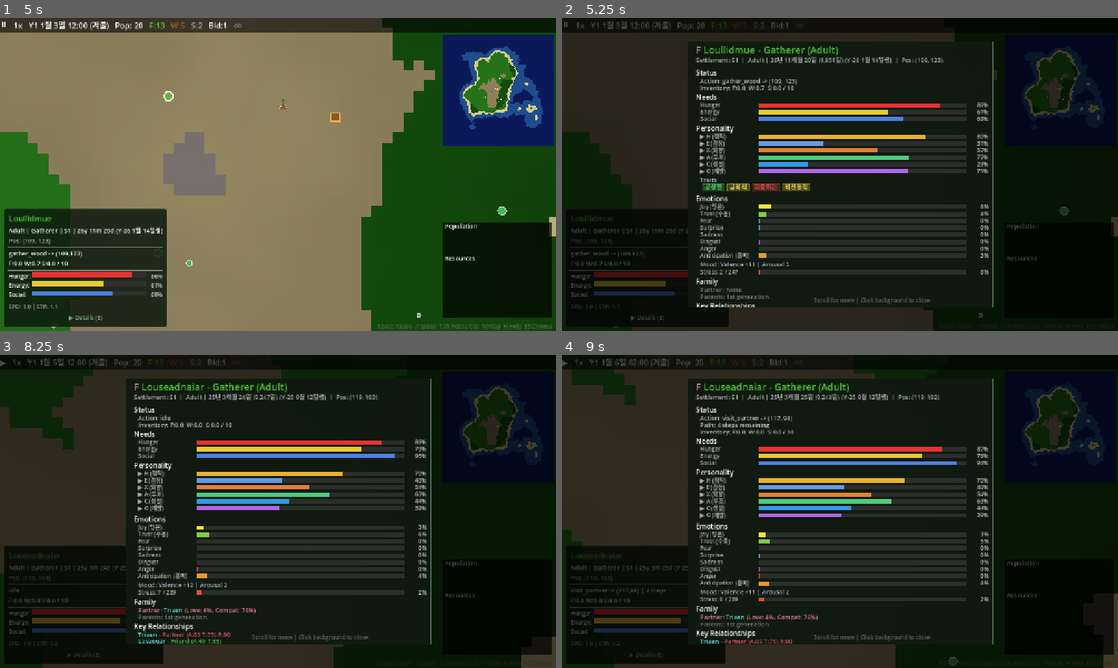
Above: before the commit, frames 1-4 (two rows, left to right).
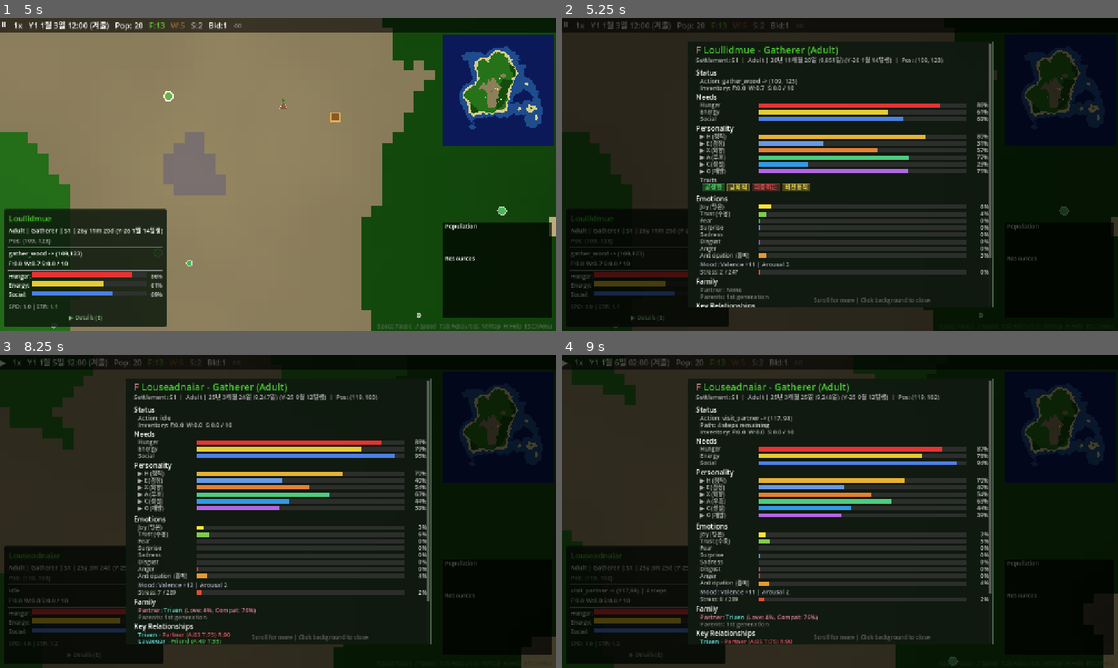
Above: after the commit, the same moments.

Repository: hyunlord/new-world
Game: Godot game, scene res://scenes/main/main.tscn
Same seed, same stepped clock (60 frames per second), same inputs: the game is played once before the commit and once after it.
Inputs (mouse positions are in pixels of both pictures, inside the frame that each line leads up to):
- Up to frame 1 (5 s): tap Enter at 0.5, 3.5 s; drag from (494, 89) to (333, 105) at 0.52 s; drag from (494, 271) to (250, 237) at 1.27 s; tap Space at 2, 3.77 s; move the mouse to (278, 174) at 2.02 s; hold D 2.03-2.75 s; tap Tab at 2.1 s; click (278, 174) at 2.17 s; drag from (250, 237) to (111, 127) at 2.77 s; move the mouse to (444, 221) at 3.52 s; hold A 3.53-4.25 s; tap G at 3.6 s; drag from (111, 127) to (194, 96) at 4.27 s
- Up to frame 2 (5.25 s): click "▶ Details (E)" at 5 s
- Up to frame 3 (8.25 s): tap Space at 5.75, 7.52 s; move the mouse to (278, 511) at 5.77 s; hold S 5.78-6.5 s; tap N at 5.85 s; click (278, 511) at 5.92 s; drag from (194, 433) to (166, 527) at 6.52 s; move the mouse to (400, 495) at 7.27 s; hold W 7.28-8 s; tap P at 7.35 s; drag from (278, 511) to (250, 574) at 8.02 s
- Up to frame 4 (9 s): tap Enter at 8.75 s; move the mouse to (895, 442) at 8.77 s; hold S from 8.78 s (still down); tap L at 8.85 s

Frame 1 is identical in both runs. In frame 2, 0.3% of the frame differs, in the area x 76-78%, y 8-77%; in frame 3, 0.4%, in the area x 76-78%, y 8-79%; in frame 4, 0.3%.

Commit message:
feat: add visual scrollbar to all custom-drawn panels (T-2026)
Add _draw_scrollbar() to entity_detail_panel, list_panel,
stats_detail_panel, and chronicle_panel. Shows semi-transparent
scroll indicator when content overflows panel height.

Co-Authored-By: Claude Sonnet 4.5 <noreply@anthropic.com>

Diff:
--- a/scripts/ui/chronicle_panel.gd
+++ b/scripts/ui/chronicle_panel.gd
@@ -195,6 +195,34 @@
 
 	# Footer
 	draw_string(font, Vector2(panel_w * 0.5 - 60, panel_h - 12), "Scroll for more | Click background to close", HORIZONTAL_ALIGNMENT_CENTER, -1, GameConfig.get_font_size("popup_small"), Color(0.4, 0.4, 0.4))
+	_draw_scrollbar()
+
+
+func _draw_scrollbar() -> void:
+	# Only show when content overflows
+	if _content_height <= size.y:
+		return
+
+	var panel_h: float = size.y
+	var scrollbar_width: float = 6.0
+	var scrollbar_margin: float = 3.0
+	var scrollbar_x: float = size.x - scrollbar_width - scrollbar_margin
+	var track_top: float = 4.0
+	var track_bottom: float = panel_h - 4.0
+	var track_height: float = track_bottom - track_top
+
+	# Draw track background
+	draw_rect(Rect2(scrollbar_x, track_top, scrollbar_width, track_height), Color(0.15, 0.15, 0.15, 0.3))
+
+	# Calculate grabber size and position
+	var visible_ratio: float = clampf(panel_h / _content_height, 0.05, 1.0)
+	var grabber_height: float = maxf(track_height * visible_ratio, 20.0)
+	var scroll_max: float = maxf(0.0, _content_height - panel_h)
+	var scroll_ratio: float = clampf(_scroll_offset / scroll_max, 0.0, 1.0) if scroll_max > 0.0 else 0.0
+	var grabber_y: float = track_top + (track_height - grabber_height) * scroll_ratio
+
+	# Draw grabber
+	draw_rect(Rect2(scrollbar_x, grabber_y, scrollbar_width, grabber_height), Color(0.6, 0.6, 0.6, 0.5))
 
 
 func _navigate_to_entity(entity_id: int) -> void:
--- a/scripts/ui/entity_detail_panel.gd
+++ b/scripts/ui/entity_detail_panel.gd
@@ -524,6 +524,34 @@
 
 	# Footer
 	draw_string(font, Vector2(panel_w * 0.5 - 60, panel_h - 12), "Scroll for more | Click background to close", HORIZONTAL_ALIGNMENT_CENTER, -1, GameConfig.get_font_size("popup_small"), Color(0.4, 0.4, 0.4))
+	_draw_scrollbar()
+
+
+func _draw_scrollbar() -> void:
+	# Only show when content overflows
+	if _content_height <= size.y:
+		return
+
+	var panel_h: float = size.y
+	var scrollbar_width: float = 6.0
+	var scrollbar_margin: float = 3.0
+	var scrollbar_x: float = size.x - scrollbar_width - scrollbar_margin
+	var track_top: float = 4.0
+	var track_bottom: float = panel_h - 4.0
+	var track_height: float = track_bottom - track_top
+
+	# Draw track background
+	draw_rect(Rect2(scrollbar_x, track_top, scrollbar_width, track_height), Color(0.15, 0.15, 0.15, 0.3))
+
+	# Calculate grabber size and position
+	var visible_ratio: float = clampf(panel_h / _content_height, 0.05, 1.0)
+	var grabber_height: float = maxf(track_height * visible_ratio, 20.0)
+	var scroll_max: float = maxf(0.0, _content_height - panel_h)
+	var scroll_ratio: float = clampf(_scroll_offset / scroll_max, 0.0, 1.0) if scroll_max > 0.0 else 0.0
+	var grabber_y: float = track_top + (track_height - grabber_height) * scroll_ratio
+
+	# Draw grabber
+	draw_rect(Rect2(scrollbar_x, grabber_y, scrollbar_width, grabber_height), Color(0.6, 0.6, 0.6, 0.5))
 
 
 func _draw_section_header(font: Font, x: float, y: float, title: String) -> float:
@@ -837,3 +865,4 @@
 
 	_content_height = cy + _scroll_offset + 20.0
 	draw_string(font, Vector2(panel_w * 0.5 - 60, panel_h - 12), "Scroll for more | Click background to close", HORIZONTAL_ALIGNMENT_CENTER, -1, GameConfig.get_font_size("popup_small"), Color(0.4, 0.4, 0.4))
+	_draw_scrollbar()
--- a/scripts/ui/list_panel.gd
+++ b/scripts/ui/list_panel.gd
@@ -184,6 +184,34 @@
 		_draw_entity_list(font, cx, cy, panel_w, panel_h, fs_body, fs_small)
 	else:
 		_draw_building_list(font, cx, cy, panel_w, panel_h, fs_body, fs_small)
+	_draw_scrollbar()
+
+
+func _draw_scrollbar() -> void:
+	# Only show when content overflows
+	if _content_height <= size.y:
+		return
+
+	var panel_h: float = size.y
+	var scrollbar_width: float = 6.0
+	var scrollbar_margin: float = 3.0
+	var scrollbar_x: float = size.x - scrollbar_width - scrollbar_margin
+	var track_top: float = 4.0
+	var track_bottom: float = panel_h - 4.0
+	var track_height: float = track_bottom - track_top
+
+	# Draw track background
+	draw_rect(Rect2(scrollbar_x, track_top, scrollbar_width, track_height), Color(0.15, 0.15, 0.15, 0.3))
+
+	# Calculate grabber size and position
+	var visible_ratio: float = clampf(panel_h / _content_height, 0.05, 1.0)
+	var grabber_height: float = maxf(track_height * visible_ratio, 20.0)
+	var scroll_max: float = maxf(0.0, _content_height - panel_h)
+	var scroll_ratio: float = clampf(_scroll_offset / scroll_max, 0.0, 1.0) if scroll_max > 0.0 else 0.0
+	var grabber_y: float = track_top + (track_height - grabber_height) * scroll_ratio
+
+	# Draw grabber
+	draw_rect(Rect2(scrollbar_x, grabber_y, scrollbar_width, grabber_height), Color(0.6, 0.6, 0.6, 0.5))
 
 
 func _draw_entity_list(font: Font, cx: float, start_cy: float, panel_w: float, panel_h: float, fs_body: int, fs_small: int) -> void:
--- a/scripts/ui/stats_detail_panel.gd
+++ b/scripts/ui/stats_detail_panel.gd
@@ -96,6 +96,34 @@
 
 	# Footer hint
 	draw_string(font, Vector2(panel_w * 0.5 - 60, panel_h - 12), "Scroll for more | Click background or G to close", HORIZONTAL_ALIGNMENT_CENTER, -1, GameConfig.get_font_size("popup_small"), Color(0.4, 0.4, 0.4))
+	_draw_scrollbar()
+
+
+func _draw_scrollbar() -> void:
+	# Only show when content overflows
+	if _content_height <= size.y:
+		return
+
+	var panel_h: float = size.y
+	var scrollbar_width: float = 6.0
+	var scrollbar_margin: float = 3.0
+	var scrollbar_x: float = size.x - scrollbar_width - scrollbar_margin
+	var track_top: float = 4.0
+	var track_bottom: float = panel_h - 4.0
+	var track_height: float = track_bottom - track_top
+
+	# Draw track background
+	draw_rect(Rect2(scrollbar_x, track_top, scrollbar_width, track_height), Color(0.15, 0.15, 0.15, 0.3))
+
+	# Calculate grabber size and position
+	var visible_ratio: float = clampf(panel_h / _content_height, 0.05, 1.0)
+	var grabber_height: float = maxf(track_height * visible_ratio, 20.0)
+	var scroll_max: float = maxf(0.0, _content_height - panel_h)
+	var scroll_ratio: float = clampf(_scroll_offset / scroll_max, 0.0, 1.0) if scroll_max > 0.0 else 0.0
+	var grabber_y: float = track_top + (track_height - grabber_height) * scroll_ratio
+
+	# Draw grabber
+	draw_rect(Rect2(scrollbar_x, grabber_y, scrollbar_width, grabber_height), Color(0.6, 0.6, 0.6, 0.5))
 
 
 func _draw_population_section(font: Font, x: float, y: float, w: float) -> float:
Not shown, changed: PROGRESS.md
